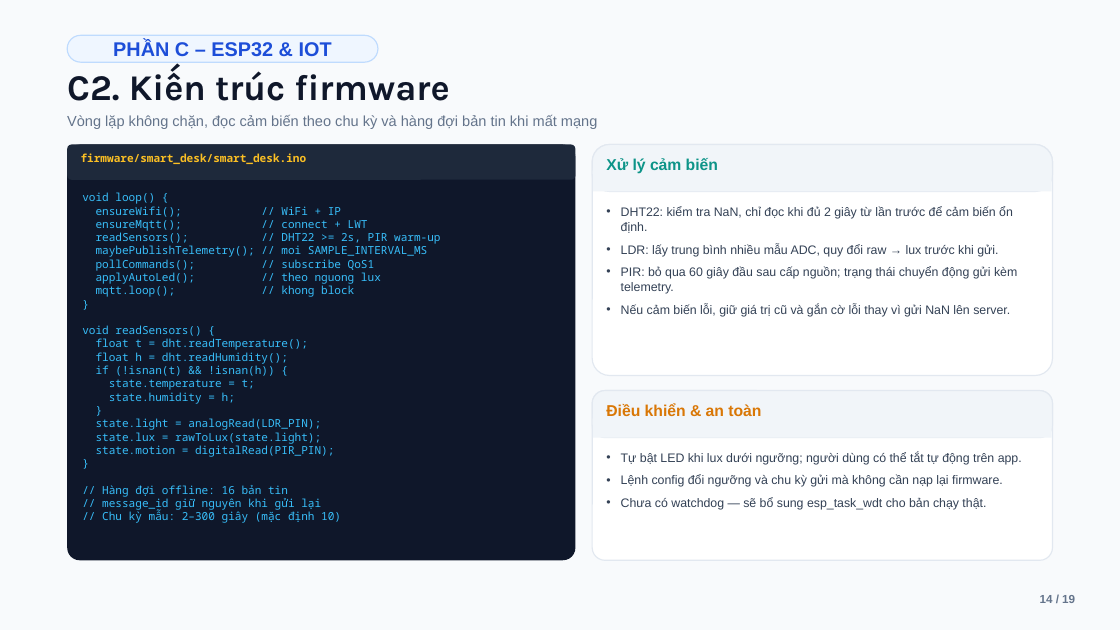
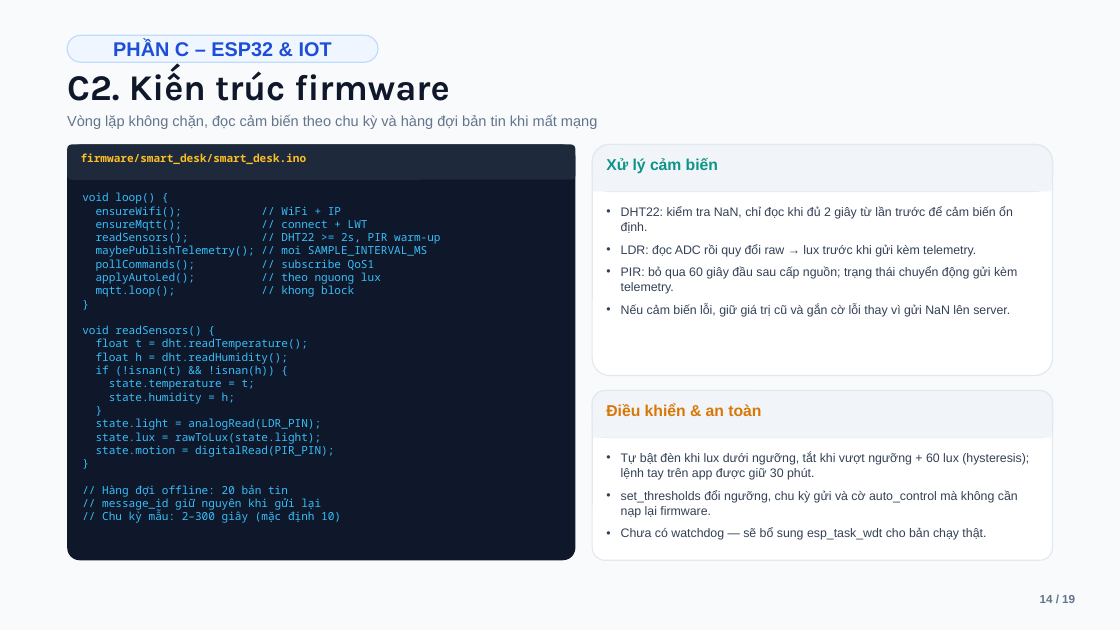
Before and after one commit to ViuGiaLai/Smart-Learning-Assistant-StudyDesk, a slide deck: slide 14 of docs/Slide_Smart_Learning_Assistant.pptx. Drawn at 1120x630 pixels with LibreOffice and Linux fonts; fonts in the diff are those of the drawing. Boxes give left, top, right and bottom in pixels: in the first picture for what was removed or moved away, otherwise in the second. Text is boxed around its words. In the diff, an @@ line names an element or a change of style, - is before the commit and + after.

```diff
--- a/docs/Slide_Smart_Learning_Assistant.pptx
+++ b/docs/Slide_Smart_Learning_Assistant.pptx
@@ text at box(621, 244, 976, 257): text changed @@
-• LDR: lấy trung bình nhiều mẫu ADC, quy đổi raw → lux trước khi gửi.
+• LDR: đọc ADC rồi quy đổi raw → lux trước khi gửi kèm telemetry.
@@ text at box(621, 452, 1029, 518): text changed @@
-• Tự bật LED khi lux dưới ngưỡng; người dùng có thể tắt tự động trên app.
-• Lệnh config đổi ngưỡng và chu kỳ gửi mà không cần nạp lại firmware.
+• Tự bật đèn khi lux dưới ngưỡng, tắt khi vượt ngưỡng + 60 lux (hysteresis); lệnh tay trên app được giữ 30 phút.
+• set_thresholds đổi ngưỡng, chu kỳ gửi và cờ auto_control mà không cần nạp lại firmware.
@@ text at box(102, 485, 288, 497): text changed @@
-// Hàng đợi offline: 16 bản tin
+// Hàng đợi offline: 20 bản tin
```
Also in this commit, not shown: 7 other slides changed, 1 slide added, 33 other files.
